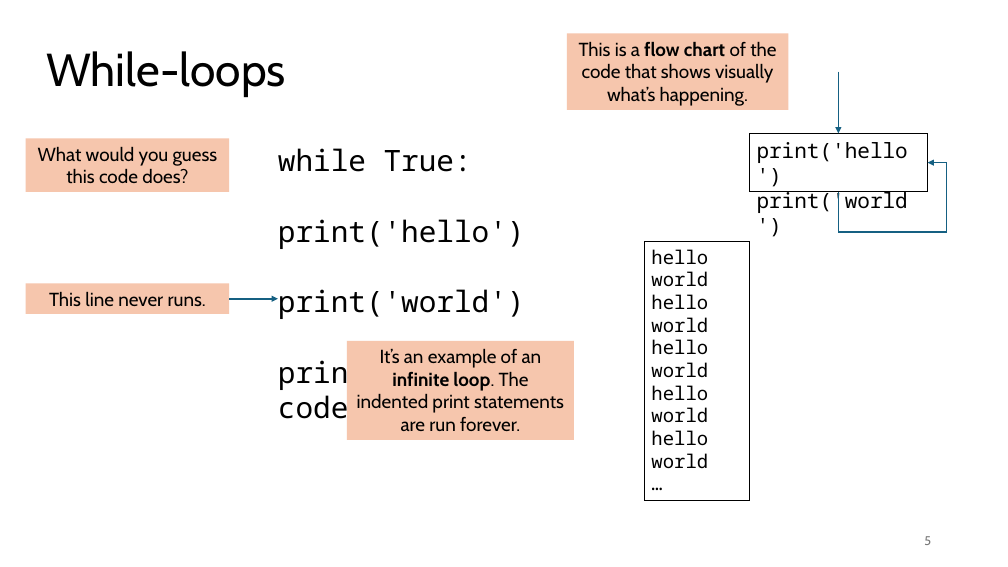
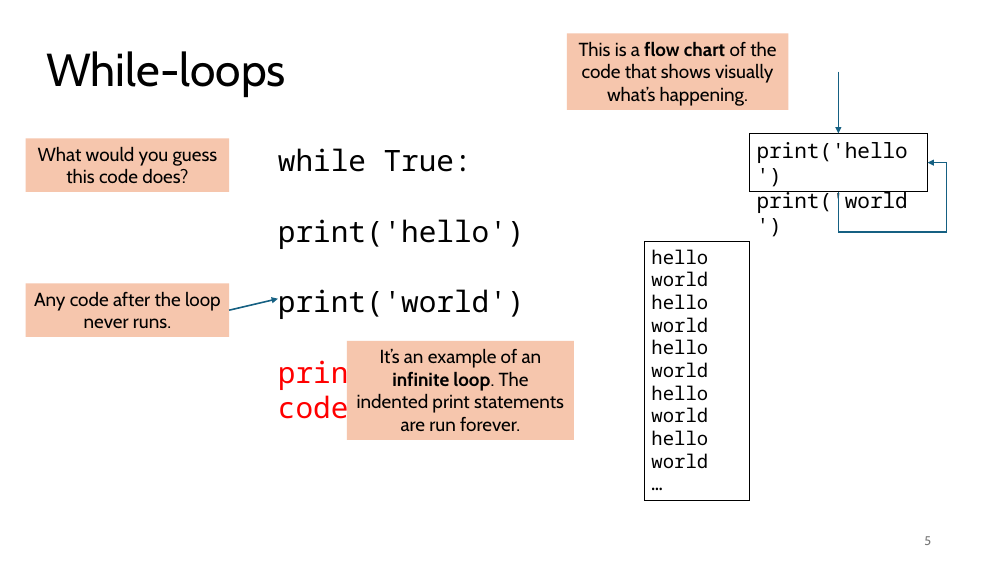
Before and after one commit to tjd1234/cmpt120fall2024, a slide deck: slide 5 of lecture_notes/chapter7/chapter7.pptx. Drawn at 1008x567 pixels with LibreOffice and Linux fonts; fonts in the diff are those of the drawing. Boxes give left, top, right and bottom in pixels: in the first picture for what was removed or moved away, otherwise in the second. Text is boxed around its words. In the diff, an @@ line names an element or a change of style, - is before the commit and + after.

```diff
--- a/lecture_notes/chapter7/chapter7.pptx
+++ b/lecture_notes/chapter7/chapter7.pptx
@@ rectangle "Any code after the loop ...": place and size @@
-rectangle "Any code after the loop ..." at (26, 284, 229, 314)
+rectangle "Any code after the loop ..." at (26, 284, 229, 337)
@@ text in rectangle at (34, 291, 221, 328): text changed @@
-This line never runs.
+Any code after the loop never runs.
@@ arrow moved from (229, 299) - (278, 299) to (229, 310) - (278, 299) @@
@@ text at (278, 356, 472, 426): text colour #000000 to #FF0000 in "print('dead code!)" @@
```
Also in this commit, not shown: 49 other slides changed, 15 slides added, 1 slide removed, 2 other files.
